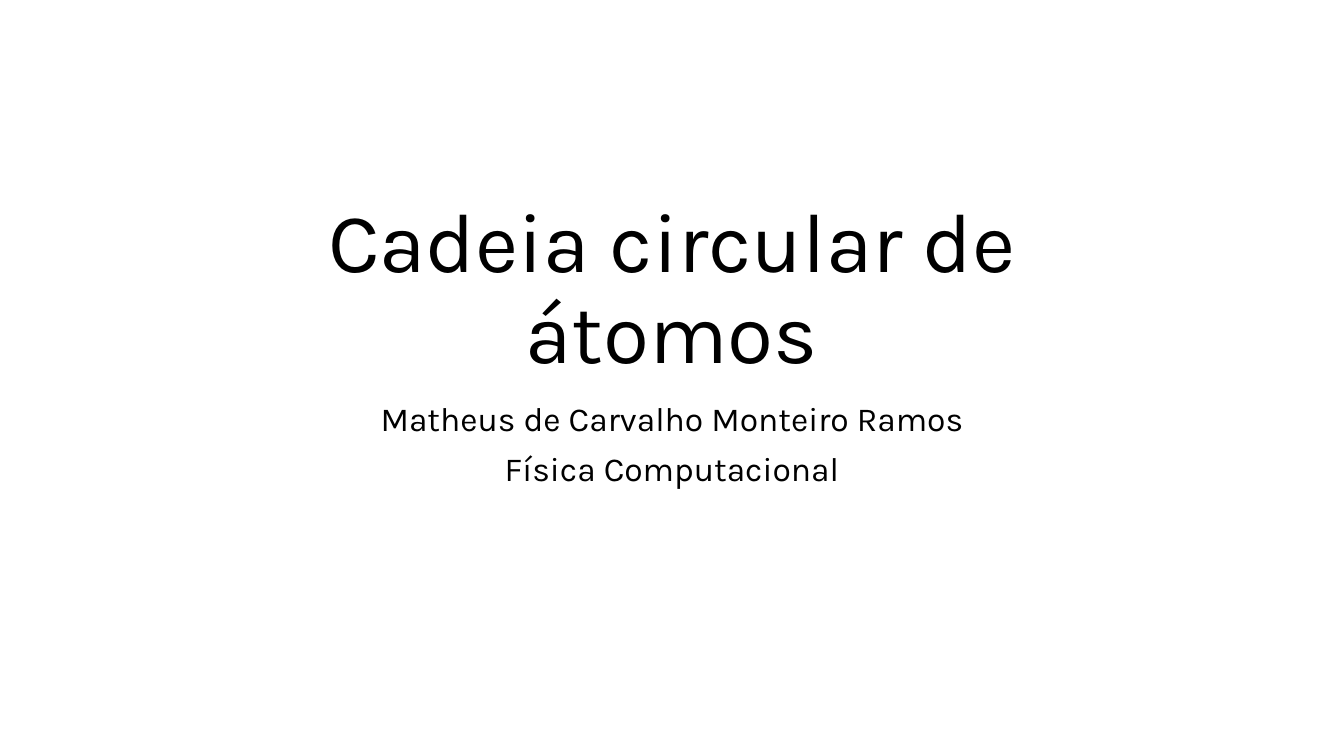
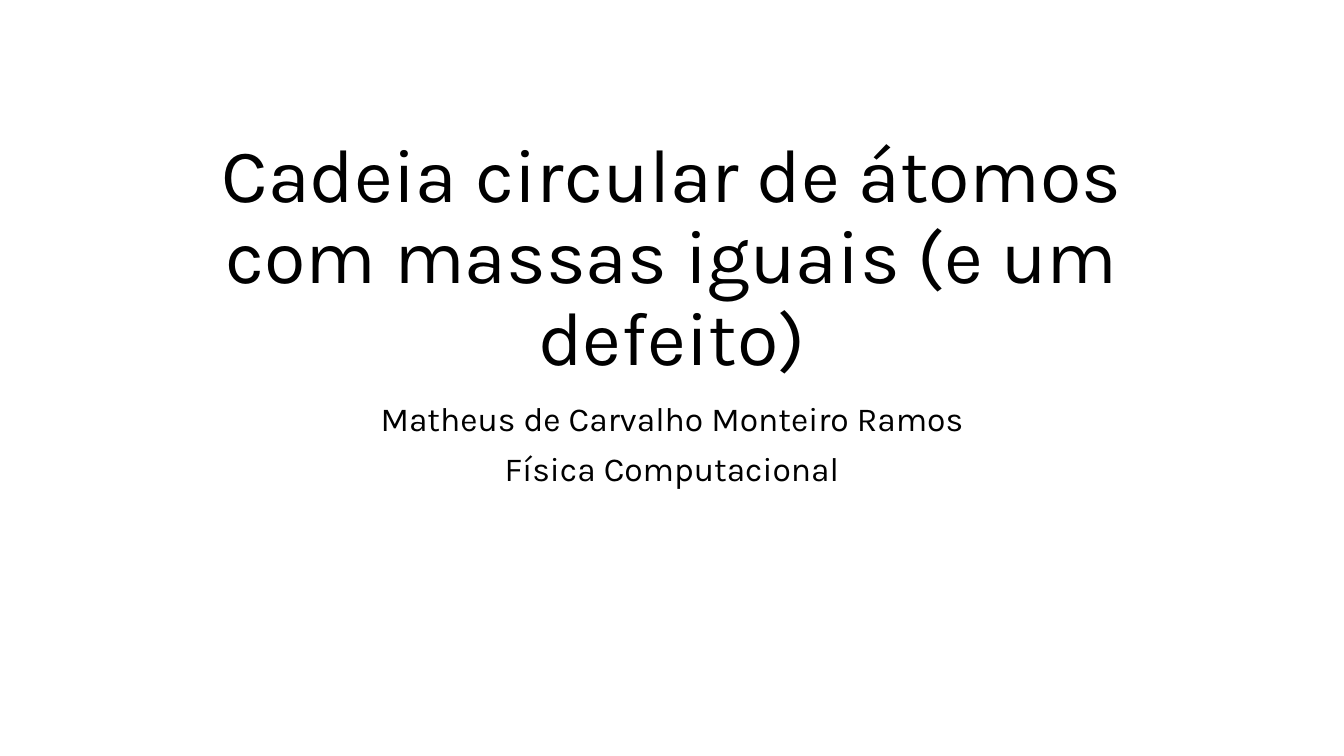
Before and after one commit to matheus-cmramos/AV5, a slide deck: slide 1 of Cadeia circular de átomos.pptx. Drawn at 1344x756 pixels with LibreOffice and Linux fonts; fonts in the diff are those of the drawing. Boxes give left, top, right and bottom in pixels: in the first picture for what was removed or moved away, otherwise in the second. Text is boxed around its words. In the diff, an @@ line names an element or a change of style, - is before the commit and + after.

```diff
--- a/Cadeia circular de átomos.pptx
+++ b/Cadeia circular de átomos.pptx
@@ title at (222, 144, 1121, 374): text changed; size 60 to 54 pt @@
-Cadeia circular de átomos
+Cadeia circular de átomos com massas iguais (e um defeito)
```
